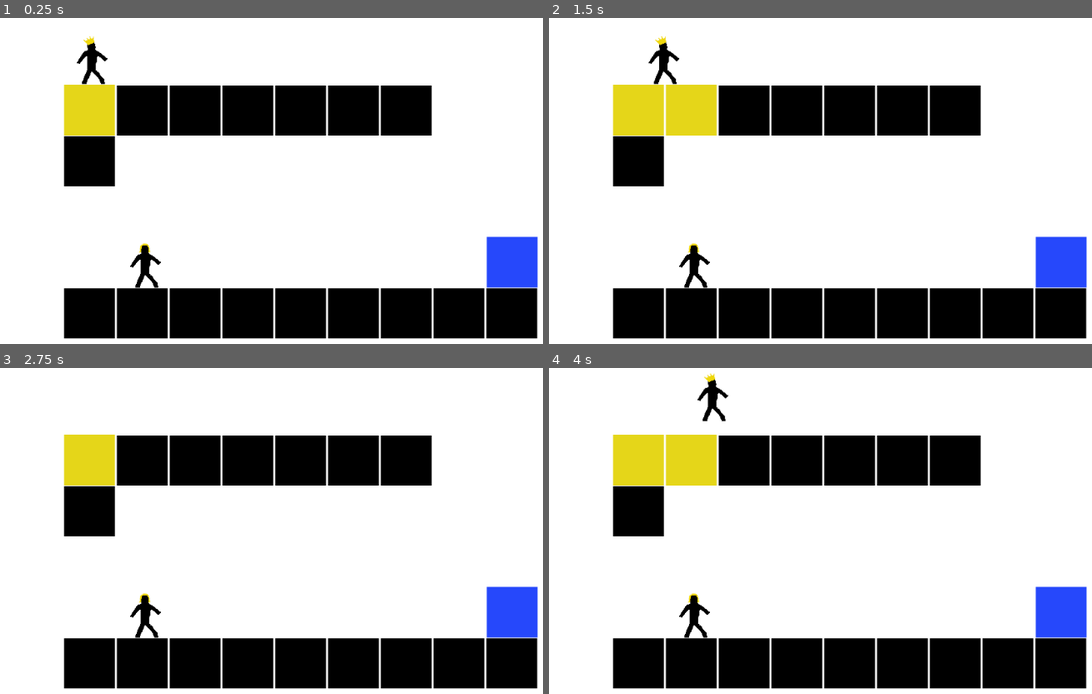
Above: before the commit, frames 1-4 (two rows, left to right).
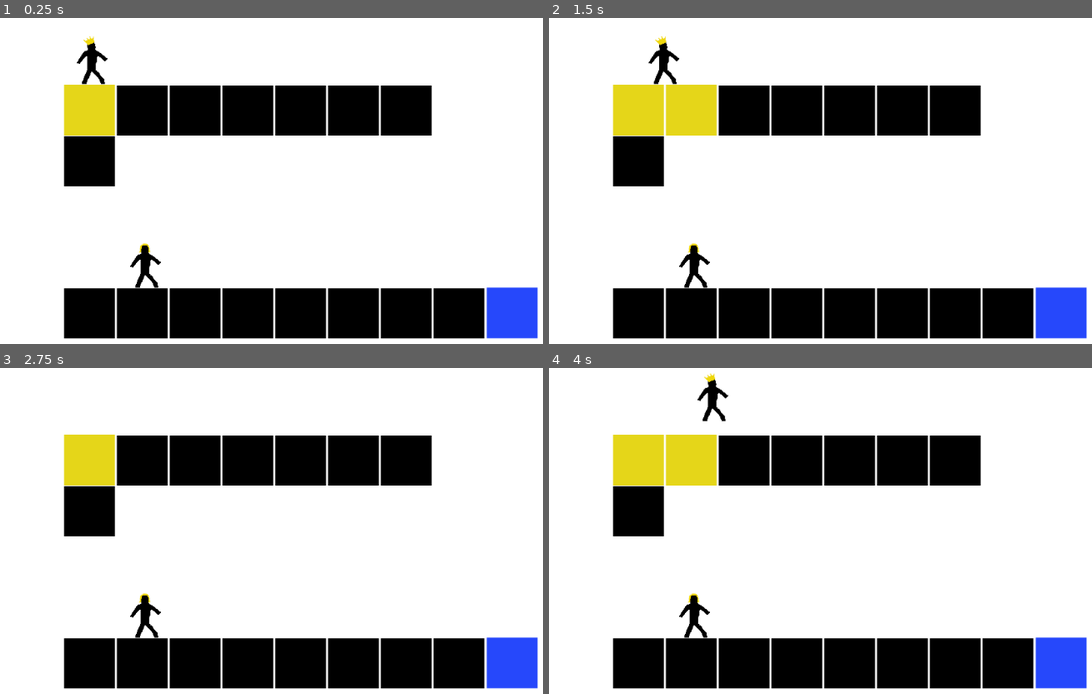
Above: after the commit, the same moments.

Repository: meburns/midas
Game: Godot game, scene res://src/levels/Level8.tscn
Two runs of this game, one before a commit and one after it. Both use one fixed random seed, a clock stepped at 60 frames per second and the inputs below. This scene is started directly instead of the project's main scene.
Inputs:
- Up to frame 1 (0.25 s): no input
- Up to frame 2 (1.5 s): tap Enter (ui_accept) at 0.5 s; hold Right (move_right) from 0.53 s (still down); tap R (refresh) at 0.6, 1.35 s; tap Space (jump) at 0.77 s
- Up to frame 3 (2.75 s): tap Space (jump) at 1.52 s; release Right (move_right) at 2.03 s; hold A (move_left) from 2.03 s (still down); tap R (refresh) at 2.1 s
- Up to frame 4 (4 s): release A (move_left) at 2.78 s; hold Right (move_right) from 2.78 s (still down); tap R (refresh) at 2.85, 3.6 s; tap Space (jump) at 3.02, 3.77 s

The runs differ from the first frame. In frame 1, 3.0% of the frame differs, in the area x 89-100%, y 67-99%; in frame 2, 3.0%; in frame 3, 3.0%; in frame 4, 3.0%.

Commit message:
Minor level 8 water tweak

Diff:
--- a/src/levels/Level8.tscn
+++ b/src/levels/Level8.tscn
@@ -29,7 +29,7 @@
 }
 
 [node name="Water" parent="." instance=ExtResource( 1 )]
-position = Vector2( 670, 367 )
+position = Vector2( 670, 445 )
 
 [node name="Midas" parent="." instance=ExtResource( 6 )]
 position = Vector2( 22, 55 )
@@ -91,6 +91,3 @@
 
 [node name="Block16" parent="." instance=ExtResource( 4 )]
 position = Vector2( 22, 211 )
-
-[node name="Block17" parent="." instance=ExtResource( 4 )]
-position = Vector2( 670, 445 )
